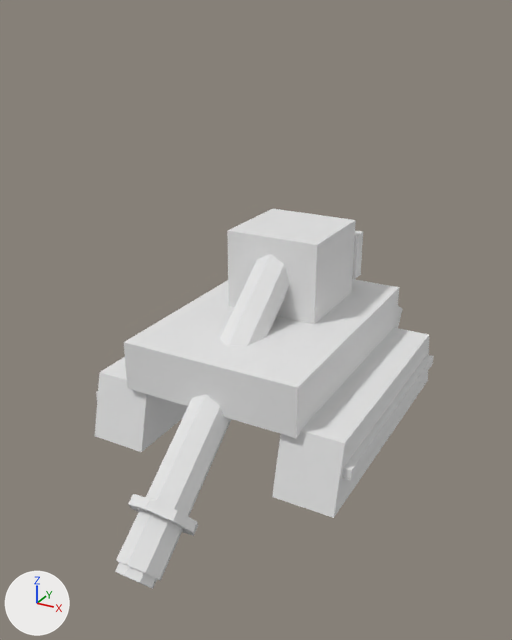
An edit to the glTF model public/hackerz/models/artillery.glb, drawn before and after from the same camera.
The view is the same before and after, from a 50 mm lens placed at (1.88, -3.65, 2.44), pointed at (0.03, -0.29, 0.76). The axes (+X, +Y, +Z) are drawn at lower left. The lights are the same throughout. The older version comes first. Where no turn or scale is listed for an object, it has been applied to the vertices.

The first picture shows 'breech', 'cannonMouth', 'cannonRing', 'cannonTube', 'deck', 'track-1', 'track1', 'trackGlow1' and 2 more.
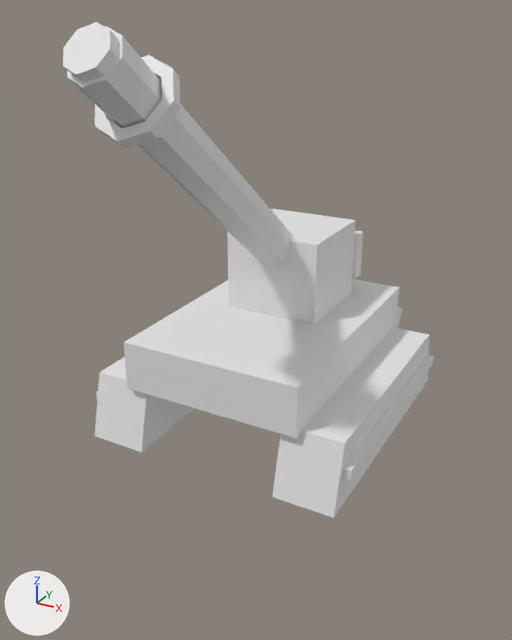
The change, as a list of edits to the scene's bpy script:
```text
Change ob_cannonmouth:
    ob_cannonmouth.parent: ob_cannon -> ob_barrel
Change ob_cannonring:
    ob_cannonring.parent: ob_cannon -> ob_barrel
Change ob_cannontube:
    ob_cannontube.parent: ob_cannon -> ob_barrel
Add ob_barrel:
    ob_barrel = bpy.data.objects.new('barrel', None)
    ob_barrel.parent = ob_root
    ob_barrel.location = (0.0, 0.1, 1.05)
    ob_barrel.rotation_euler = (-0.663, 0.0, 0.0)  # degrees (-38, 0, 0)
```

Boxes [x1, y1, x2, y2] around the edits, measured in the pictures (512 x 640 px):
'cannonTube', moved: before [116, 254, 290, 581]; after [67, 26, 292, 269]
'cannonRing', moved: before [129, 494, 198, 536]; after [95, 55, 181, 148]
'cannonMouth', moved: before [115, 562, 157, 589]; after [63, 22, 118, 82]
